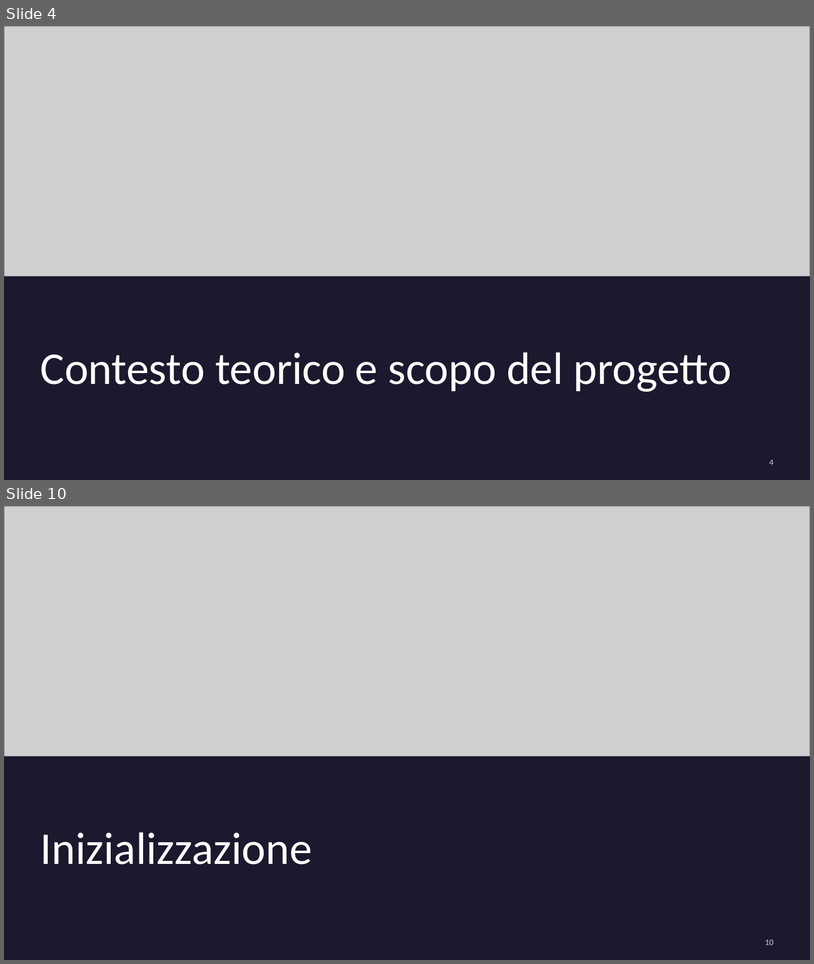
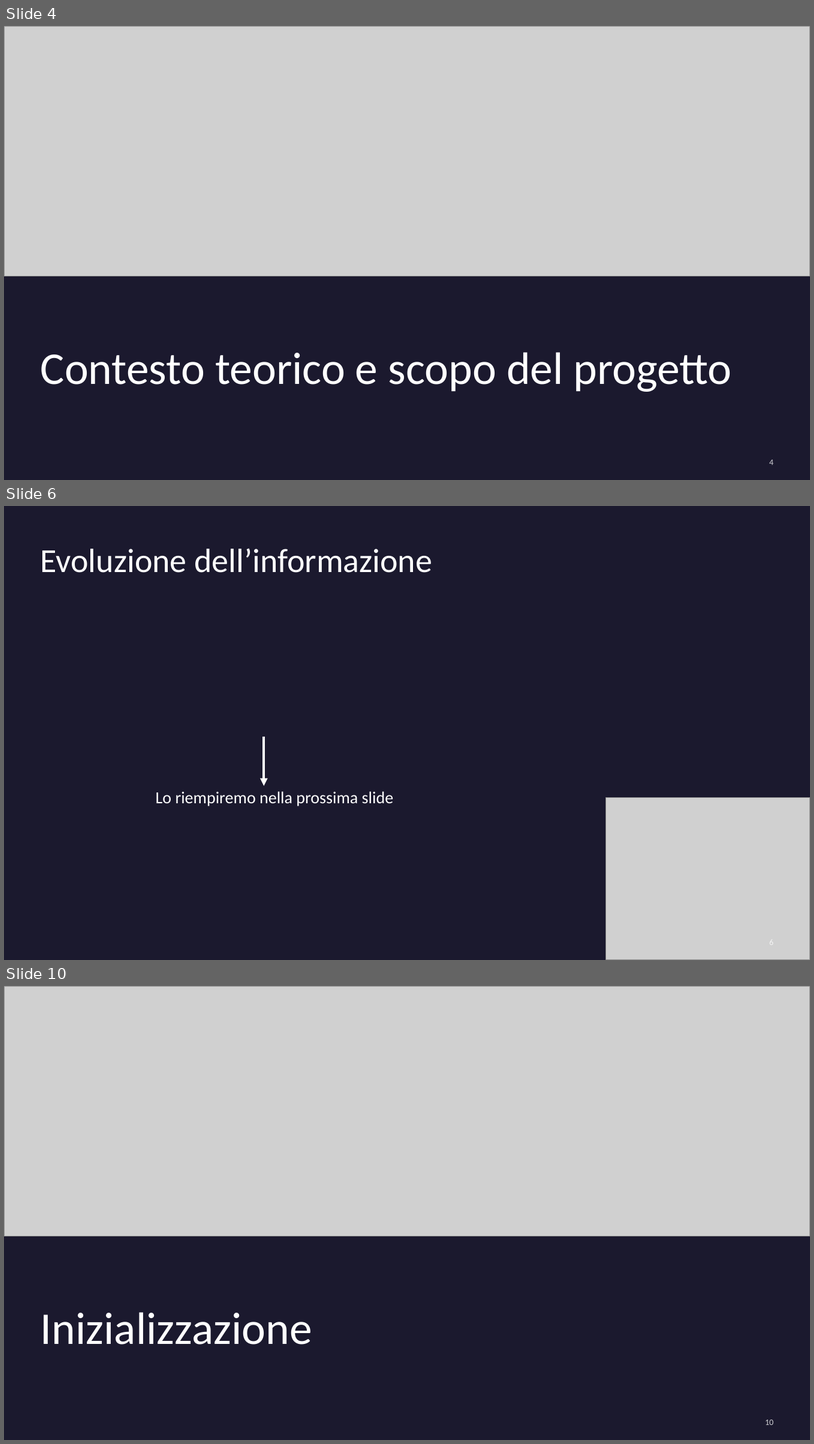
Before and after one commit to AlessandroPaduret/Numerical-Analysis, a slide deck: presentazione/Presentazione progetto Calcolo Numerico 2026.pptx. Shown one above the other, each under a label of ours: slides 4 and 10 before the commit, slides 4, 6 and 10 after it; the slides between them are not shown. The pictures are 814x964 and 814x1444 pixels, drawn with LibreOffice and Linux fonts; fonts in the diff are those of the drawing; grey boxes stand for pictures. Boxes give left, top, right and bottom in pixels: in the first picture for what was removed or moved away, otherwise in the second. Text is boxed around its words. In the diff, an @@ line names an element or a change of style, - is before the commit and + after.

```diff
--- a/presentazione/Presentazione progetto Calcolo Numerico 2026.pptx
+++ b/presentazione/Presentazione progetto Calcolo Numerico 2026.pptx
@@ slide 6 added at bbox=[4, 506, 810, 960], background #1B192E @@
@@ title added at bbox=[41, 548, 432, 573], 40 pt, text #FFFFFF @@
+Evoluzione dell’informazione
@@ arrow added from (264, 736) to (264, 786), #FFFFFF 3 pt @@
@@ text added at bbox=[156, 791, 393, 806], 20 pt, text #FFFFFF @@
+Lo riempiremo nella prossima slide
@@ picture added at bbox=[606, 797, 810, 960] @@
@@ page number added at bbox=[770, 937, 774, 947], 10 pt, text #FFFFFF at 80% opacity @@
+6
```
Also in this commit, not shown: 1 slide changed, 3 other slides added, 4 slides removed, 6 other files.
